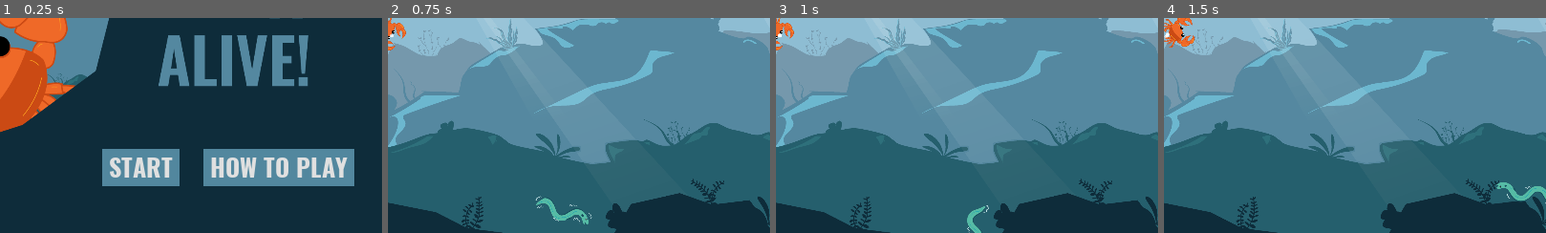
Above: before the commit, frames 1-4 (left to right).
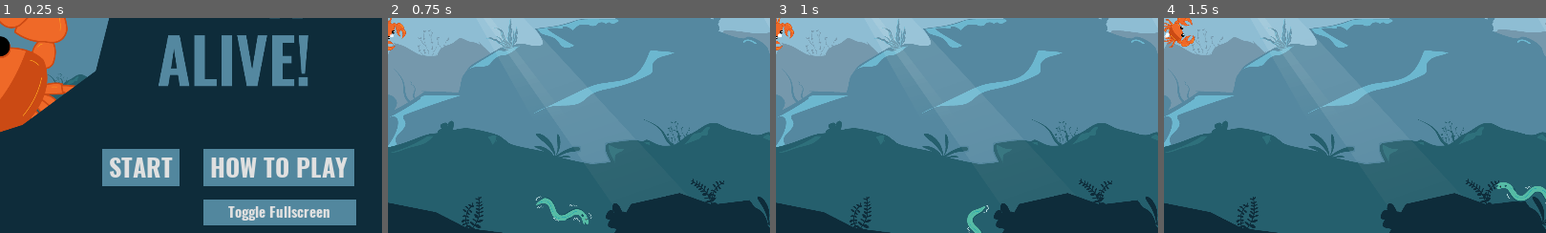
Above: after the commit, the same moments.

Repository: Minimuino/LD46
Game: Godot game, scene res://autoload/bootstrap/bootstrap.tscn
Two runs of this game, one before a commit and one after it. Both use one fixed random seed, a clock stepped at 60 frames per second and the inputs below.
Inputs (mouse positions are % of the whole screen's width and height, from its top left):
- Up to frame 1 (0.25 s): no input
- Up to frame 2 (0.75 s): click "START" at 0.5 s
- Up to frame 3 (1 s): no input
- Up to frame 4 (1.5 s): tap Enter (ui_accept) at 1.25 s; move the mouse to (72, 45) at 1.27 s; hold Right (ui_right) from 1.28 s (still down)
The pictures show only the part of the screen within x 50-100%, y 47-97%; the shares and areas given below are measured in that part.

The runs differ from the first frame. In frame 1, 4.8% of the frame differs, in the area x 53-94%, y 84-97%; in frame 2, nothing differs; in frame 3, nothing differs; in frame 4, nothing differs.

Commit message:
Add toggle fullscreen feature

Diff:
--- a/project.godot
+++ b/project.godot
@@ -33,6 +33,7 @@
 
 window/size/width=1920
 window/size/height=1080
+window/size/fullscreen=true
 window/dpi/allow_hidpi=true
 window/stretch/mode="2d"
 window/stretch/aspect="keep"
--- a/screens/title/title.gd
+++ b/screens/title/title.gd
@@ -19,3 +19,6 @@
 
 func _on_BackButton_pressed():
     $HowToPlay.visible = false
+
+func _on_ToggleFullscreenButton_pressed():
+    OS.window_fullscreen = !OS.window_fullscreen
--- a/screens/title/title.tscn
+++ b/screens/title/title.tscn
@@ -6,6 +6,11 @@
 [ext_resource path="res://screens/title/main_font.tres" type="DynamicFont" id=4]
 [ext_resource path="res://assets/how_to_play.png" type="Texture" id=5]
 [ext_resource path="res://screens/title/button_styleboxflat.tres" type="StyleBox" id=6]
+[ext_resource path="res://assets/fonts/Oswald-Bold.ttf" type="DynamicFontData" id=7]
+
+[sub_resource type="DynamicFont" id=2]
+size = 36
+font_data = ExtResource( 7 )
 
 [sub_resource type="StyleBoxFlat" id=1]
 bg_color = Color( 0.0588235, 0.176471, 0.227451, 1 )
@@ -52,6 +57,15 @@
 custom_fonts/font = ExtResource( 4 )
 text = " HOW TO PLAY "
 
+[node name="ToggleFullscreenButton" type="Button" parent="."]
+margin_left = 1472.0
+margin_top = 960.0
+margin_right = 1856.0
+margin_bottom = 1024.0
+custom_styles/normal = ExtResource( 6 )
+custom_fonts/font = SubResource( 2 )
+text = " Toggle Fullscreen "
+
 [node name="HowToPlay" type="TextureRect" parent="."]
 visible = false
 margin_right = 1920.0
@@ -71,4 +85,5 @@
 }
 [connection signal="pressed" from="StartButton" to="." method="_on_StartButton_pressed"]
 [connection signal="pressed" from="HowToPlayButton" to="." method="_on_HowToPlayButton_pressed"]
+[connection signal="pressed" from="ToggleFullscreenButton" to="." method="_on_ToggleFullscreenButton_pressed"]
 [connection signal="pressed" from="HowToPlay/BackButton" to="." method="_on_BackButton_pressed"]
Not shown: 1 places in screens/title/title.tscn that only renumber resources
